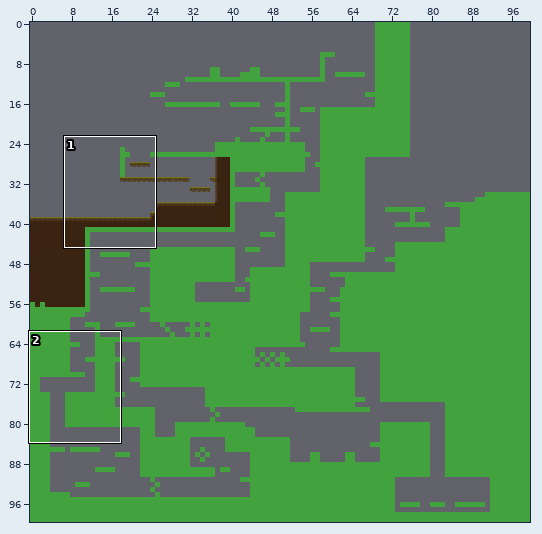
An edit to a level. Tiled map, Platformer-GameDev/Output/Assets/Maps/MapTemplate.tmx. Above: a wide view before the commit, with the close-up outlined.
Close-up. Before the edit:
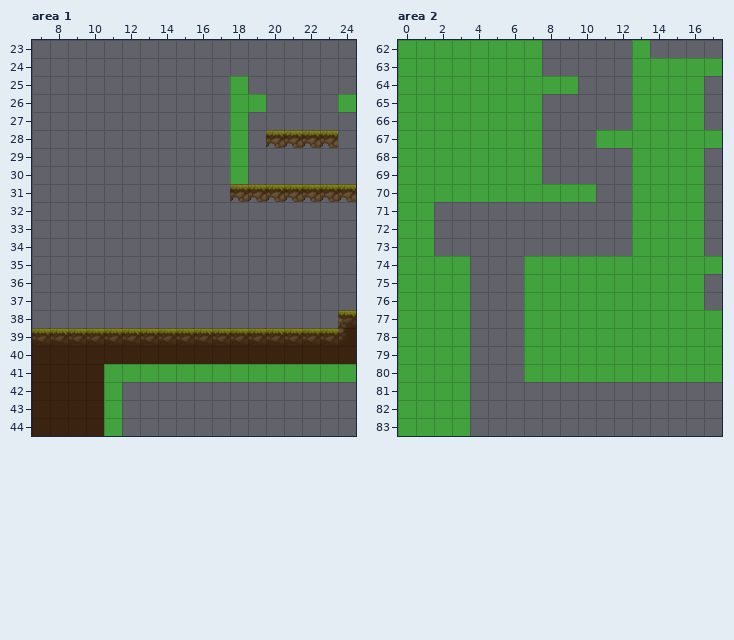
Cells are 32x32 px. Shown: area 1 x 7..24, y 23..44; area 2 x 0..17, y 62..83. The commit also changed other parts of the map, which this record leaves out.
New version:
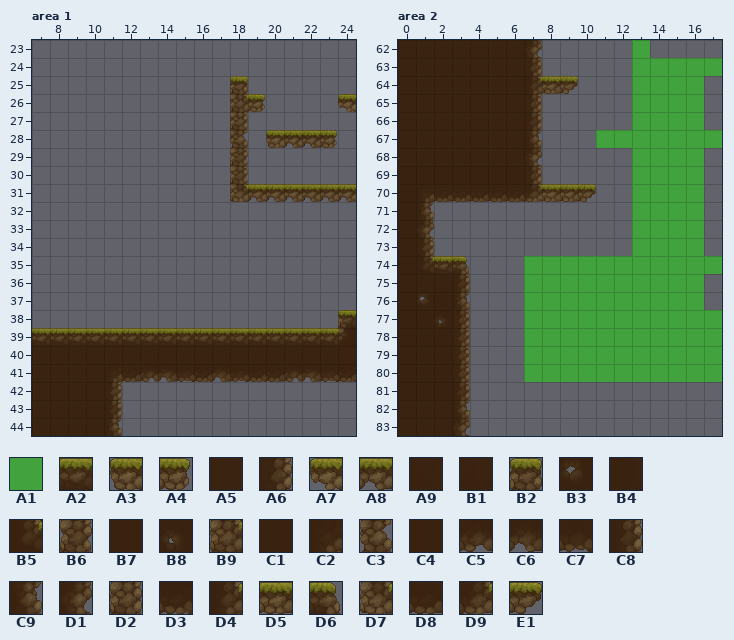
Key: from "MapMetadata": A1 1; from "tesTiles": A2 1, A3 9, A4 10, A5 17, A6 18, A7 54, A8 57, A9 75, B1 76, B2 84, B3 91, B4 92, B5 93, B6 100, B7 107, B8 108, B9 116, C1 124, C2 125, C3 132, C4 139, C5 153, C6 154, C7 156, C8 168, C9 184, D1 200, D2 202, D3 213, D4 216, D5 219, D6 223, D7 244, D8 247, D9 248, E1 251.
__ is an empty cell.
See-through tiles are keyed as they look on the map.
Changes in this commit:
Layer "Map", area 1:
y 25: x 18 A1 -> B2
y 26: x 18..19 A1 A1 -> B9 A4; x 24 A1 -> A7
y 27: x 18 A1 -> D2
y 28: x 18 A1 -> C3; x 20 A8 -> A3; x 23 A8 -> A4
y 29..30: x 18 A1 -> B6
y 31: x 18 A8 -> D7
y 41: x 11..24 A1 A1 A1 A1 A1 A1 A1 A1 A1 A1 A1 A1 A1 A1 -> C2 D8 C5 C6 C7 D3 C6 C7 D3 D8 C5 C6 C7 D3
y 42: x 11 A1 -> A6
y 43: x 11 A1 -> C8
y 44: x 11 A1 -> C9
Layer "Map", area 2:
y 62: x 0..7 A1 A1 A1 A1 A1 A1 A1 A1 -> A5 A5 A5 A5 A5 A5 A5 D1
y 63: x 0..7 A1 A1 A1 A1 A1 A1 A1 A1 -> A5 A5 A5 A5 A5 A5 A5 A6
y 64: x 0..9 A1 A1 A1 A1 A1 A1 A1 A1 A1 A1 -> A5 A5 A5 A5 A5 A5 A5 D4 D5 E1
y 65: x 0..7 A1 A1 A1 A1 A1 A1 A1 A1 -> A5 A5 A5 A5 A5 A5 A5 A6
y 66: x 0..7 A1 A1 A1 A1 A1 A1 A1 A1 -> A5 A5 A5 A5 A5 A5 A5 C8
y 67: x 0..7 A1 A1 A1 A1 A1 A1 A1 A1 -> A5 A5 A5 A5 A5 A5 A5 C9
y 68: x 0..7 A1 A1 A1 A1 A1 A1 A1 A1 -> A5 A5 A5 A5 A5 A5 A5 D1
y 69: x 0..7 A1 A1 A1 A1 A1 A1 A1 A1 -> C4 C4 C4 C4 C4 C4 C4 A6
y 70: x 0..10 A1 A1 A1 A1 A1 A1 A1 A1 A1 A1 A1 -> C4 C2 D8 D8 D8 D8 D8 D9 D5 D5 E1
y 71: x 0..1 A1 A1 -> C4 C9
y 72: x 0..1 A1 A1 -> C4 D1
y 73: x 0..1 A1 A1 -> C4 A6
y 74: x 0..3 A1 A1 A1 A1 -> C4 B5 A2 D6
y 75: x 0..3 A1 A1 A1 A1 -> C4 A9 B1 C8
y 76: x 0..3 A1 A1 A1 A1 -> C4 B3 B4 C9
y 77: x 0..3 A1 A1 A1 A1 -> C4 B7 B8 A6
y 78: x 0..3 A1 A1 A1 A1 -> C4 C4 C1 A6
y 79..80: x 0..3 A1 A1 A1 A1 -> C4 C4 C4 A6
y 81: x 0..3 A1 A1 A1 A1 -> C4 C4 C4 C8
y 82: x 0..3 A1 A1 A1 A1 -> A5 A5 A5 C9
y 83: x 0..3 A1 A1 A1 A1 -> A5 A5 A5 D1
Boxes around the changes in both close-ups, in picture pixels (x1, y1, x2, y2):
changed: (230, 76, 266, 202)
changed: (338, 94, 356, 112)
changed: (266, 130, 284, 148)
changed: (320, 130, 338, 148)
changed: (104, 364, 356, 436)
changed: (398, 40, 596, 436)
